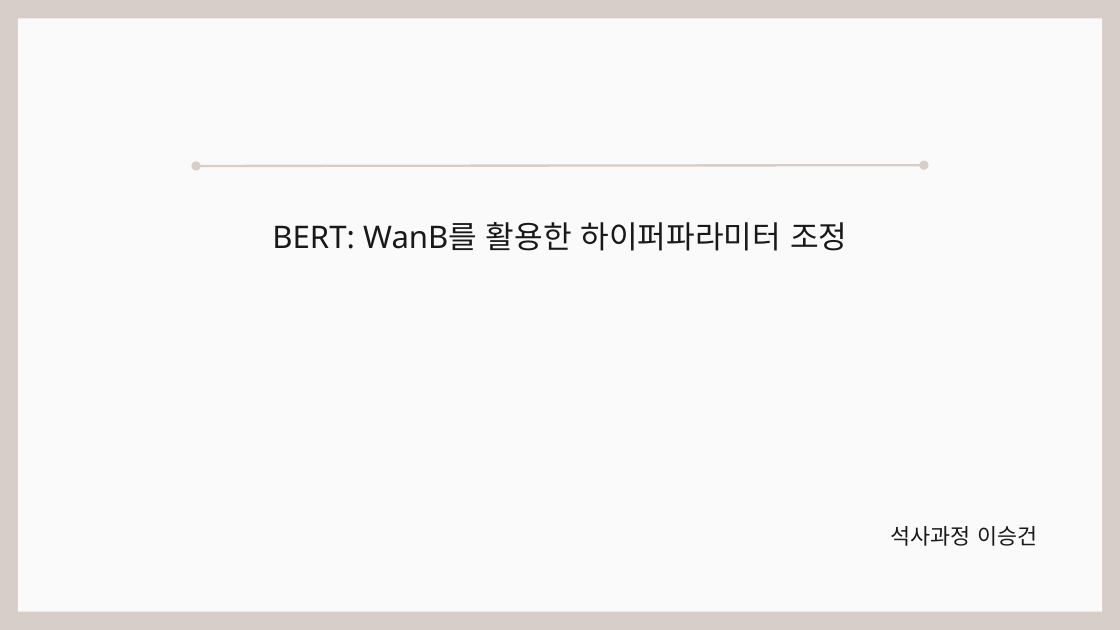
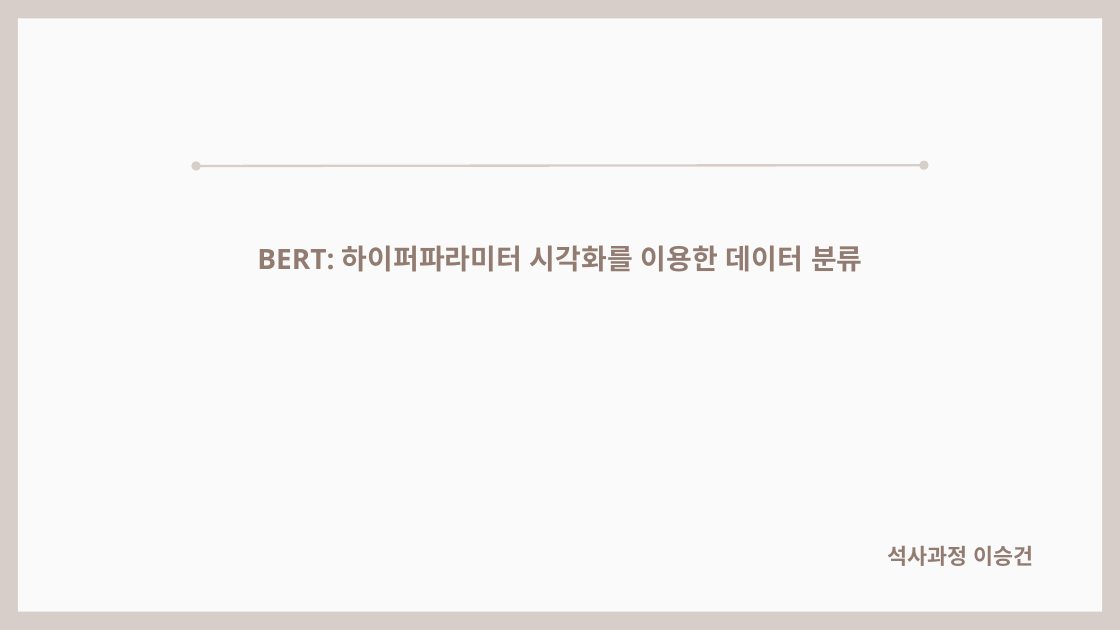
Before and after one commit to seungdeng/DELab, a slide deck: slide 1 of PPT/DSLab_이승건_BERT멘토링발표.pptx. Drawn at 1120x630 pixels with LibreOffice and Linux fonts; fonts in the diff are those of the drawing. Boxes give left, top, right and bottom in pixels: in the first picture for what was removed or moved away, otherwise in the second. Text is boxed around its words. In the diff, an @@ line names an element or a change of style, - is before the commit and + after.

```diff
--- a/PPT/DSLab_이승건_BERT멘토링발표.pptx
+++ b/PPT/DSLab_이승건_BERT멘토링발표.pptx
@@ title removed at <box>272,222,847,251</box> @@
-BERT: WanB를 활용한 하이퍼파라미터 조정
@@ text added at <box>257,245,863,272</box>, 18 pt, text #927C71, bold @@
+BERT: 하이퍼파라미터 시각화를 이용한 데이터 분류
@@ text "석사과정 이승건": place and size @@
-text "석사과정 이승건" at <box>891,526,1037,546</box>
+text "석사과정 이승건" at <box>887,546,1034,566</box>
@@ text "석사과정 이승건" at <box>887,546,1034,566</box>: text colour #191919 to #927C71, bold on; vertical alignment top to middle @@
```
Also in this commit, not shown: 5 other slides changed, 6 slides added, 9 slides removed.
